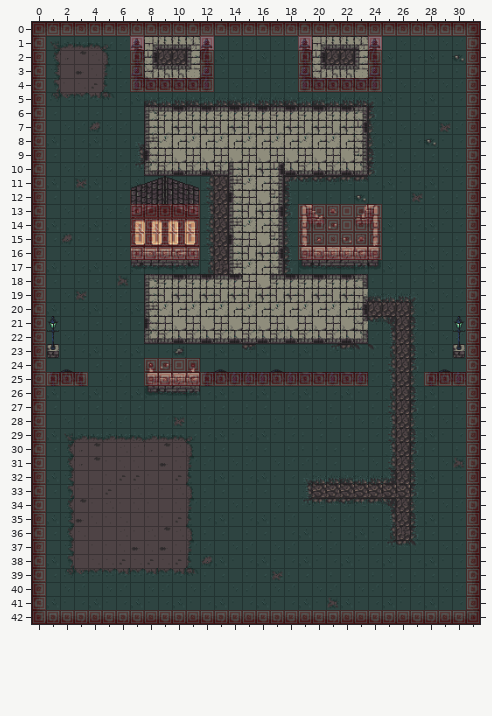
Tiled map -- data/level5.tmx. The first picture shows the starting point.
Cells are 32x32 px. Shown: x 0..31, y 0..42.
After:
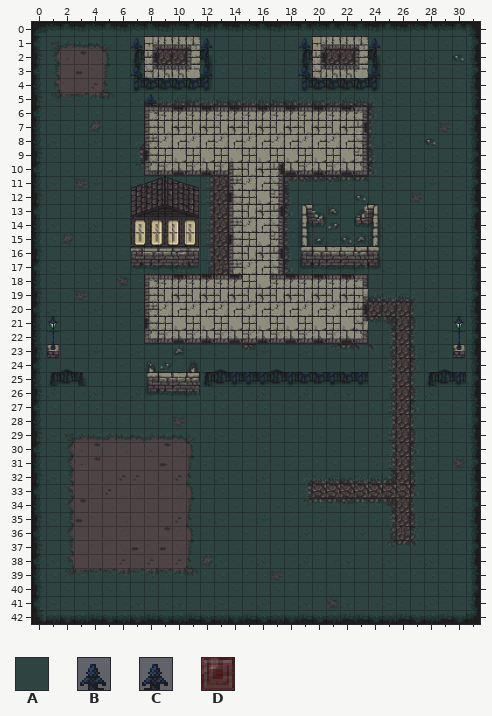
Key: from "map_normal_1": A 6, B 185, C 188; from "metatiles": D 0 "solid".
_ is an empty cell.
Tiles replaced or removed in this view: B, C, D.
See-through tiles are keyed as they look on the map.
From old to new:
Changed rows in their new state; . is an unchanged cell.
Layer "world_1":
first column x 7:
 1 A....A......A....A
Layer "collision" (now hidden):
first column x 0:
 0 ________________________________
 1 _......_...._......_...._......_
 2 _......_...._......_...._......_
 3 _......_...._......_...._......_
 4 _......______......______......_
 5 _.............................._
 6 _.............................._
 7 _.............................._
 8 _.............................._
 9 _.............................._
10 _.............................._
11 _.............................._
12 _......_..._..................._
13 _......_____.......______......_
14 _......_____.......______......_
15 _......_____.......______......_
16 _......_____.......______......_
17 _.............................._
18 _.............................._
19 _.............................._
20 _.............................._
21 _.............................._
22 _.............................._
23 _.............................._
24 _.......____..................._
25 ____....________________....____
26 _.............................._
27 _.............................._
28 _.............................._
29 _.............................._
30 _.............................._
31 _.............................._
32 _.............................._
33 _.............................._
34 _.............................._
35 _.............................._
36 _.............................._
37 _.............................._
38 _.............................._
39 _.............................._
40 _.............................._
41 _.............................._
42 ________________________________
Layer "world_3":
first column x 7:
 1 B....C......B....C
first column x 8:
 5 B
